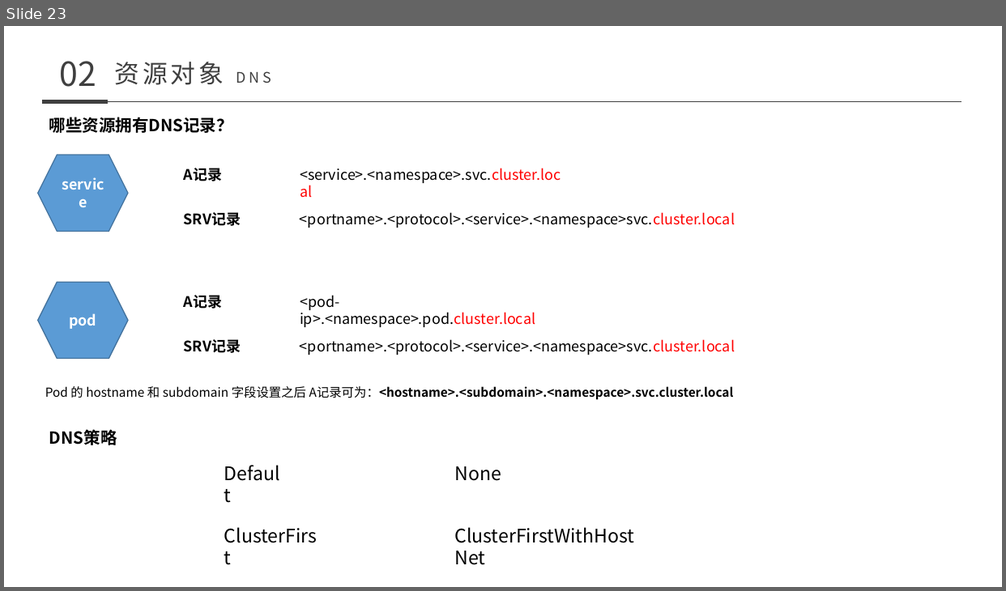
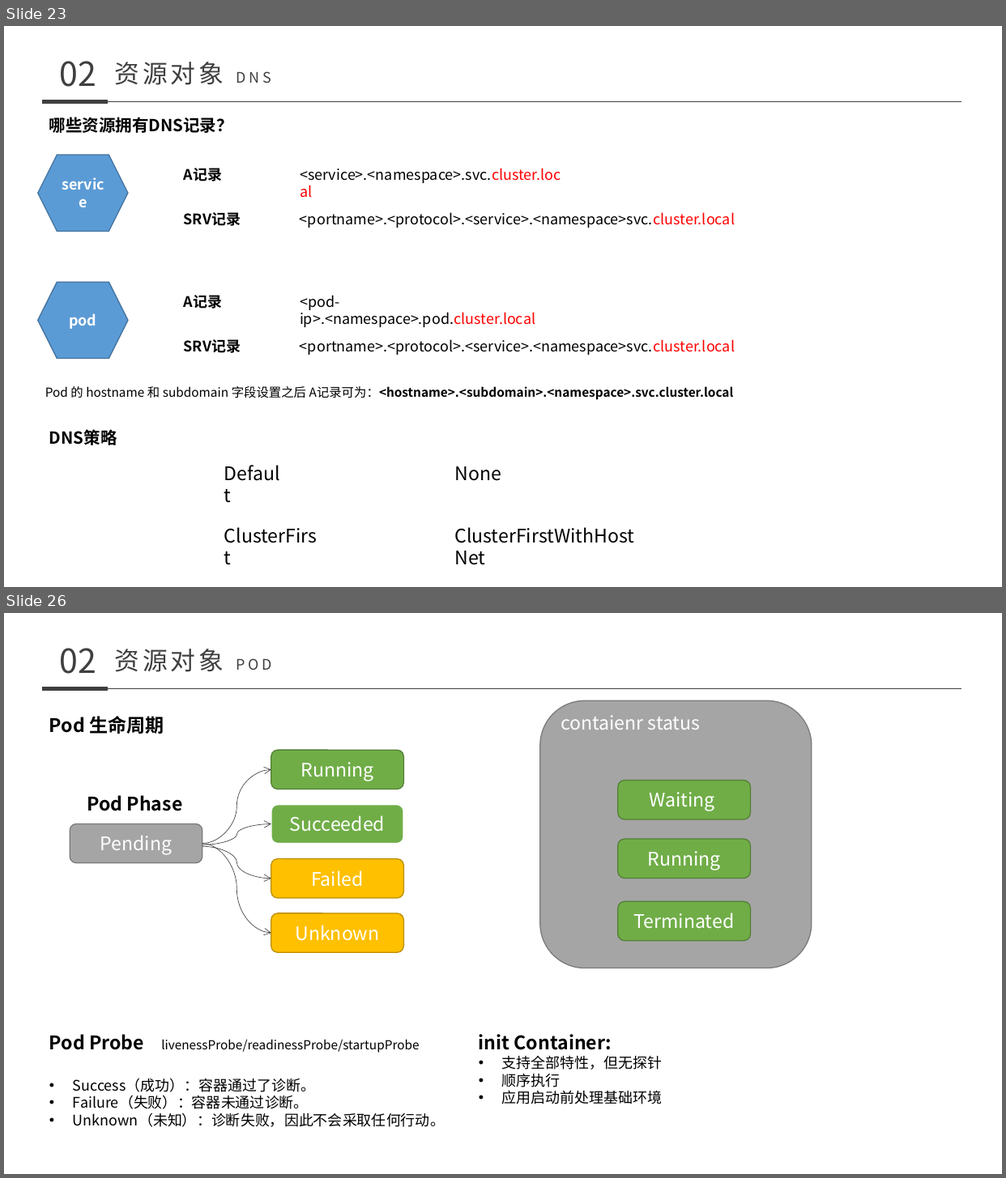
Before and after one commit to nutionMedivn/Kubernetes-training-camp, a slide deck: 基础/008-011 kubernetes.pptx. Shown one above the other, each under a label of ours: slide 23 before the commit, slides 23 and 26 after it; the slides between them are not shown. The pictures are 1006x591 and 1006x1178 pixels, drawn with LibreOffice and Linux fonts; fonts in the diff are those of the drawing. Boxes give left, top, right and bottom in pixels: in the first picture for what was removed or moved away, otherwise in the second. Text is boxed around its words. In the diff, an @@ line names an element or a change of style, - is before the commit and + after.

```diff
--- a/基础/008-011 kubernetes.pptx
+++ b/基础/008-011 kubernetes.pptx
@@ slide 26 added at bbox=[4, 613, 1002, 1174], background #FFFFFF @@
@@ text added at bbox=[60, 648, 97, 674], 32 pt, text #3F3F3F @@
+02
@@ text added at bbox=[115, 649, 224, 672], 24 pt, text #3F3F3F @@
+资源对象 POD
@@ line added from (42, 688) to (108, 688), #3F3F3F 4.5 pt @@
@@ line added from (108, 688) to (961, 688), #3F3F3F 0.5 pt @@
@@ rounded rectangle added at bbox=[540, 700, 812, 968], fill #A5A5A5, outline #7A7A7A 1 pt, 18 pt, text #FFFFFF @@
+contaienr status
@@ text added at bbox=[49, 716, 164, 734], 18 pt, text #000000, bold @@
+Pod 生命周期
@@ rounded rectangle added at bbox=[271, 750, 404, 789], fill #70AD47, outline #538035 1 pt, 18 pt, text #FFFFFF @@
+Running
@@ curved arrow added from (202, 844) to (271, 769), #3F3F3F 0.5 pt @@
@@ rounded rectangle added at bbox=[618, 781, 750, 820], fill #70AD47, outline #538035 1 pt, 18 pt, text #FFFFFF @@
+Waiting
@@ text added at bbox=[87, 795, 183, 811], 18 pt, text #000000, bold @@
+Pod Phase
@@ rounded rectangle added at bbox=[271, 805, 404, 844], fill #70AD47, outline #FFFFFF 1.5 pt, 18 pt, text #FFFFFF @@
+Succeeded
@@ rounded rectangle added at bbox=[70, 824, 202, 863], fill #A5A5A5, outline #7A7A7A 1 pt, 18 pt, text #FFFFFF @@
+Pending
@@ curved arrow added from (202, 845) to (271, 824), #3F3F3F 0.5 pt @@
@@ curved arrow added from (202, 846) to (271, 879), #3F3F3F 0.5 pt @@
@@ curved arrow added from (202, 844) to (271, 934), #3F3F3F 0.5 pt @@
@@ rounded rectangle added at bbox=[618, 839, 750, 878], fill #70AD47, outline #538035 1 pt, 18 pt, text #FFFFFF @@
+Running
@@ rounded rectangle added at bbox=[271, 859, 404, 898], fill #FFC000, outline #BD8E00 1 pt, 18 pt, text #FFFFFF @@
+Failed
@@ rounded rectangle added at bbox=[618, 902, 750, 941], fill #70AD47, outline #538035 1 pt, 18 pt, text #FFFFFF @@
+Terminated
@@ rounded rectangle added at bbox=[271, 914, 404, 952], fill #FFC000, outline #BD8E00 1 pt, 18 pt, text #FFFFFF @@
+Unknown
@@ text added at bbox=[49, 1034, 445, 1127], 14 pt, text #000000 @@
+Pod Probe livenessProbe/readinessProbe/startupProbe
+• Success（成功）：容器通过了诊断。
+• Failure（失败）：容器未通过诊断。
+• Unknown（未知）：诊断失败，因此不会采取任何行动。
@@ text added at bbox=[479, 1034, 663, 1105], 14 pt, text #000000 @@
+init Container:
+• 支持全部特性，但无探针
+• 顺序执行
+• 应用启动前处理基础环境
```
Also in this commit, not shown: 1 slide changed, 42 other slides added, 9 other files.
